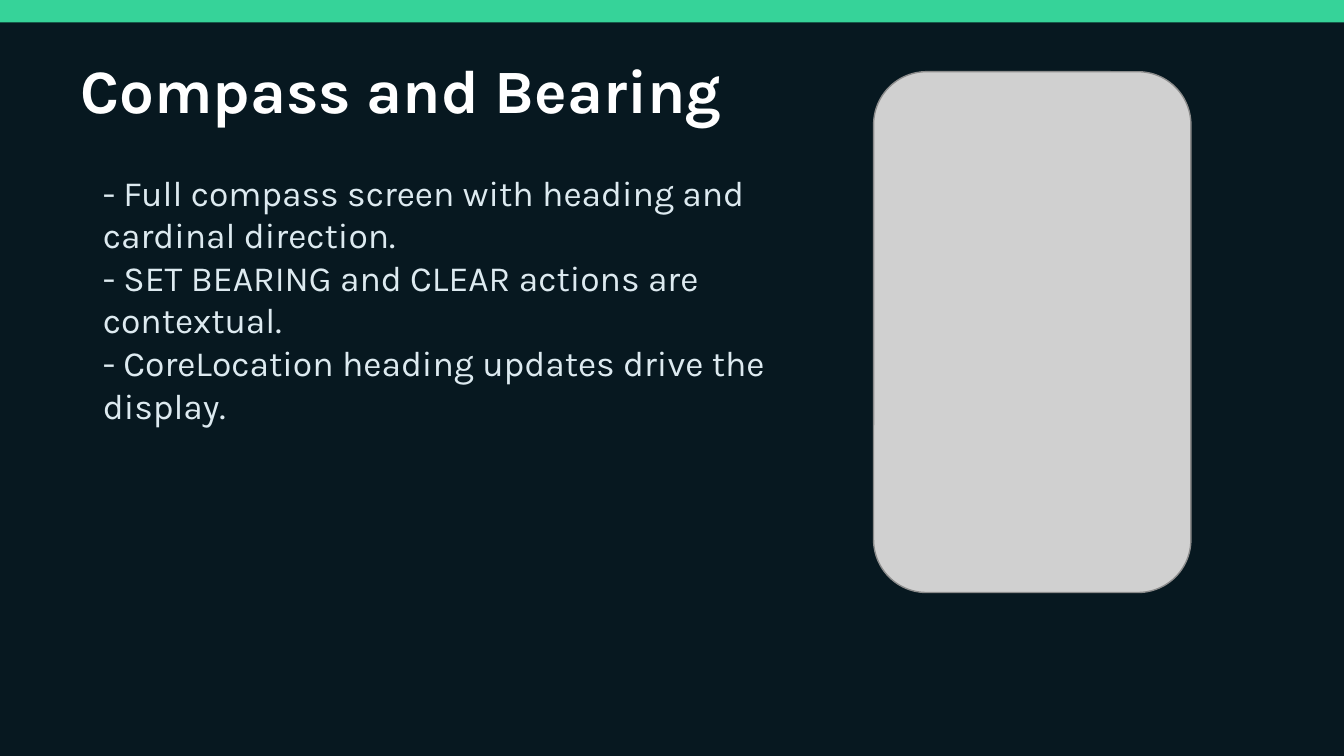
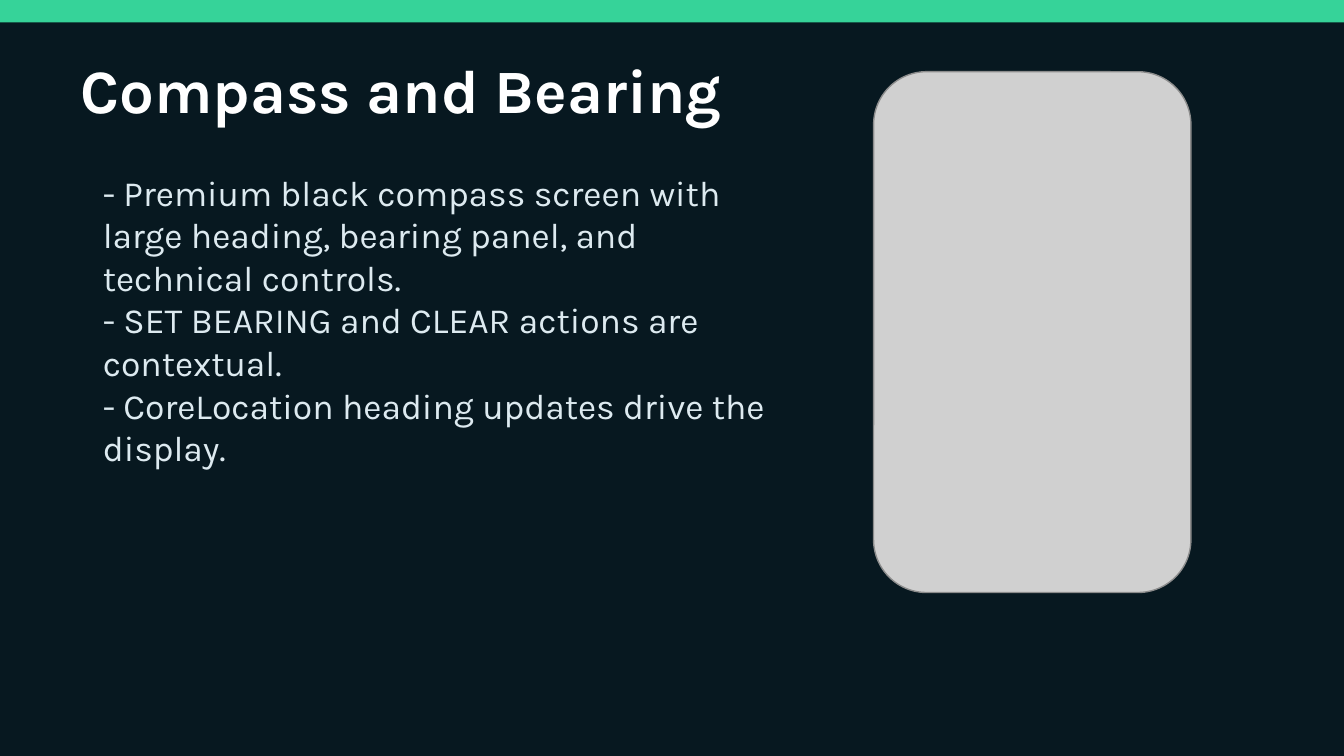
Before and after one commit to egopfe/DirDiving-App, a slide deck: slide 5 of DIR_DIVING_Full_Feature_Presentation.pptx. Drawn at 1344x756 pixels with LibreOffice and Linux fonts; fonts in the diff are those of the drawing; grey boxes stand for pictures. Boxes give left, top, right and bottom in pixels: in the first picture for what was removed or moved away, otherwise in the second. Text is boxed around its words. In the diff, an @@ line names an element or a change of style, - is before the commit and + after.

Commit message:
Document premium UI across branches

```diff
--- a/DIR_DIVING_Full_Feature_Presentation.pptx
+++ b/DIR_DIVING_Full_Feature_Presentation.pptx
@@ text at [103, 181, 721, 292]: text changed @@
-- Full compass screen with heading and cardinal direction.
+- Premium black compass screen with large heading, bearing panel, and technical controls.
```
Also in this commit, not shown: 5 other slides changed, 3 other files.
